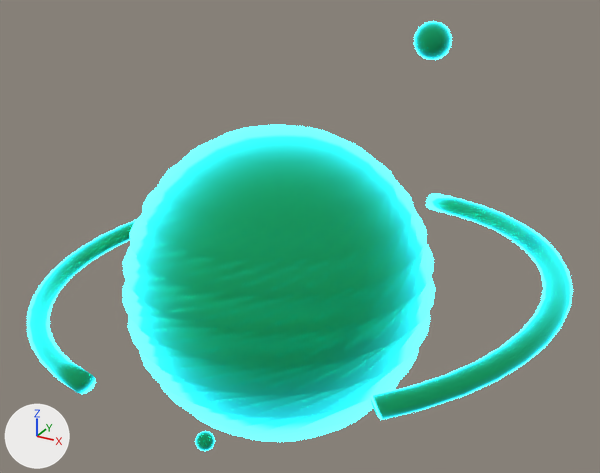
The Blender file Arte 3D (Modelos)/Items/coleccionable.blend as it was, and as the next commit left it.
Both versions are drawn from a 50 mm camera at (2.37, -4.04, 2.36) aimed at (0.07, 0.14, 0.27). The axes (+X, +Y, +Z) are drawn at lower left. The lights are the same throughout.
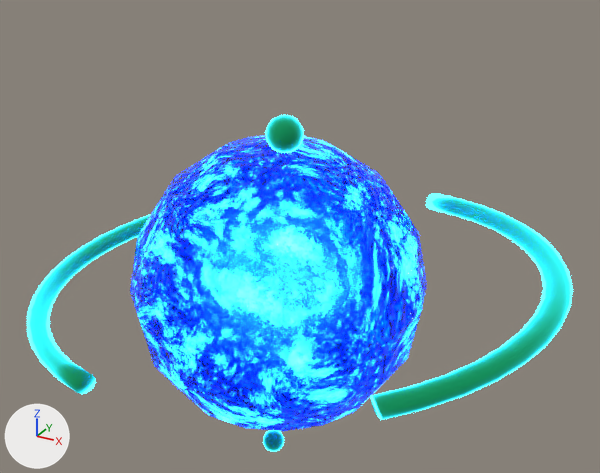
Where the newer file only moved an object's origin or applied its transform, the numbers keep the older frame.

Boxes [x1, y1, x2, y2] around the edits, measured in the pictures (600 x 473 px):
'Sphere', hidden: before [123, 125, 435, 442]
'Sphere.006', reshaped, moved: before [414, 21, 452, 60]; after [265, 115, 304, 153]
'Sphere.002', mesh moved: before [195, 431, 215, 451]; after [263, 430, 284, 452]
'Sphere.005', unchanged, uncovered by the edit: after [130, 135, 427, 431]

The edits, one by one:
me_sphere_009 has 86 vertices, 98 faces and spans x 0.821..1.005, y -0.095..0.095, z 1.485..1.679.
me_sphere_009 is used by ob_sphere_006; location (0.0, 0.0, 0.0).
me_sphere_009 part 2: the whole mesh is multiplied about its middle by the matrix ((0.931, -0.339, 0.133), (0.364, 0.867, -0.341), (0.0, 0.366, 0.931)), then moved by (-0.913, 0.0, -1.582).
me_sphere_010 has 86 vertices, 98 faces and spans x -0.08..0.08, y -0.082..0.082, z -0.084..0.084.
me_sphere_010 is used by ob_sphere_002; location (-0.646, 0.0, -1.464); scale (0.87, 0.87, 0.87).
me_sphere_010 part 1: the whole mesh is moved by (0.762, -0.147, 0.384).
Object 'Sphere' (ob_sphere) is now hidden.
Object 'Sphere.006' (ob_sphere_006) moves from (0.0, 0.0, 0.0) to (0.375, -0.569, 1.167).
